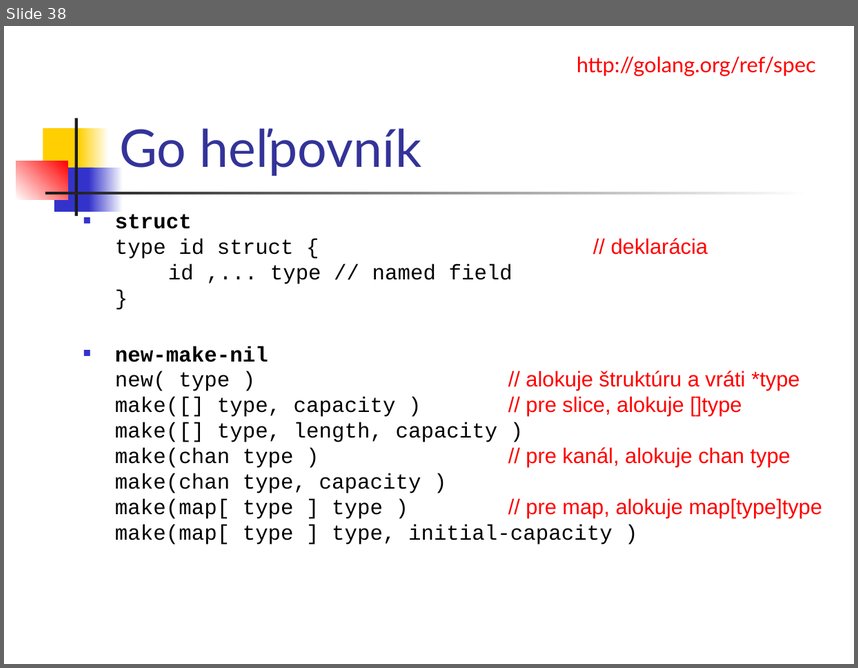
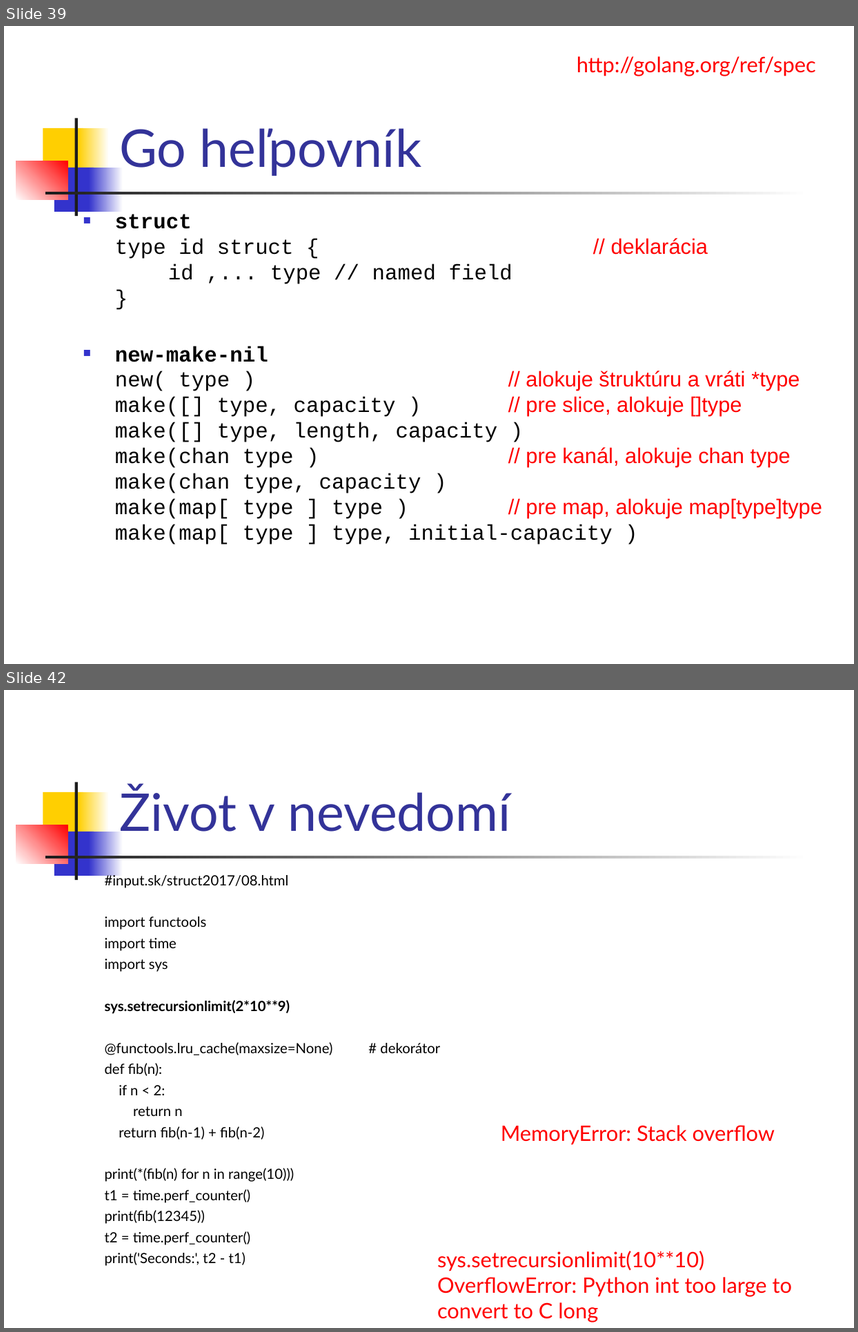
Before and after one commit to paradigmy/Prednasky, a slide deck: 02/go1.ppt. Shown one above the other, each under a label of ours: slide 38 before the commit, slides 39 and 42 after it; the slides between them are not shown. The pictures are 858x668 and 858x1332 pixels, drawn with LibreOffice and Linux fonts; fonts in the diff are those of the drawing. Boxes give left, top, right and bottom in pixels: in the first picture for what was removed or moved away, otherwise in the second. Text is boxed around its words. In the diff, an @@ line names an element or a change of style, - is before the commit and + after.

```diff
--- a/02/go1.ppt
+++ b/02/go1.ppt
@@ slide 42 added at bbox=[4, 690, 854, 1328], background #FFFFFF; not listed: 7 template elements that a slide beside it also shows @@
@@ title added at bbox=[119, 786, 510, 831], 44 pt, text #333399 @@
+Život v nevedomí
@@ text added at bbox=[105, 873, 333, 1265], 11.9 pt, text #000000 @@
+#input.sk/struct2017/08.html
+import functools
+import time
+import sys
+sys.setrecursionlimit(2*10**9)
+@functools.lru_cache(maxsize=None) # dekorátor
+def fib(n):
+if n < 2:
+return n
+return fib(n-1) + fib(n-2)
+print(*(fib(n) for n in range(10)))
+t1 = time.perf_counter()
+print(fib(12345))
+t2 = time.perf_counter()
+print('Seconds:', t2 - t1)
@@ text added at bbox=[501, 1125, 775, 1145], 18 pt, text #FF0000 @@
+MemoryError: Stack overflow
@@ text added at bbox=[437, 1250, 792, 1322], 18 pt, text #FF0000 @@
+sys.setrecursionlimit(10**10)
+OverflowError: Python int too large to convert to C long
@@ what was slide 38 is now slide 39 @@
```
Also in this commit, not shown: 1 slide changed, 3 other slides added, 1 other file.
